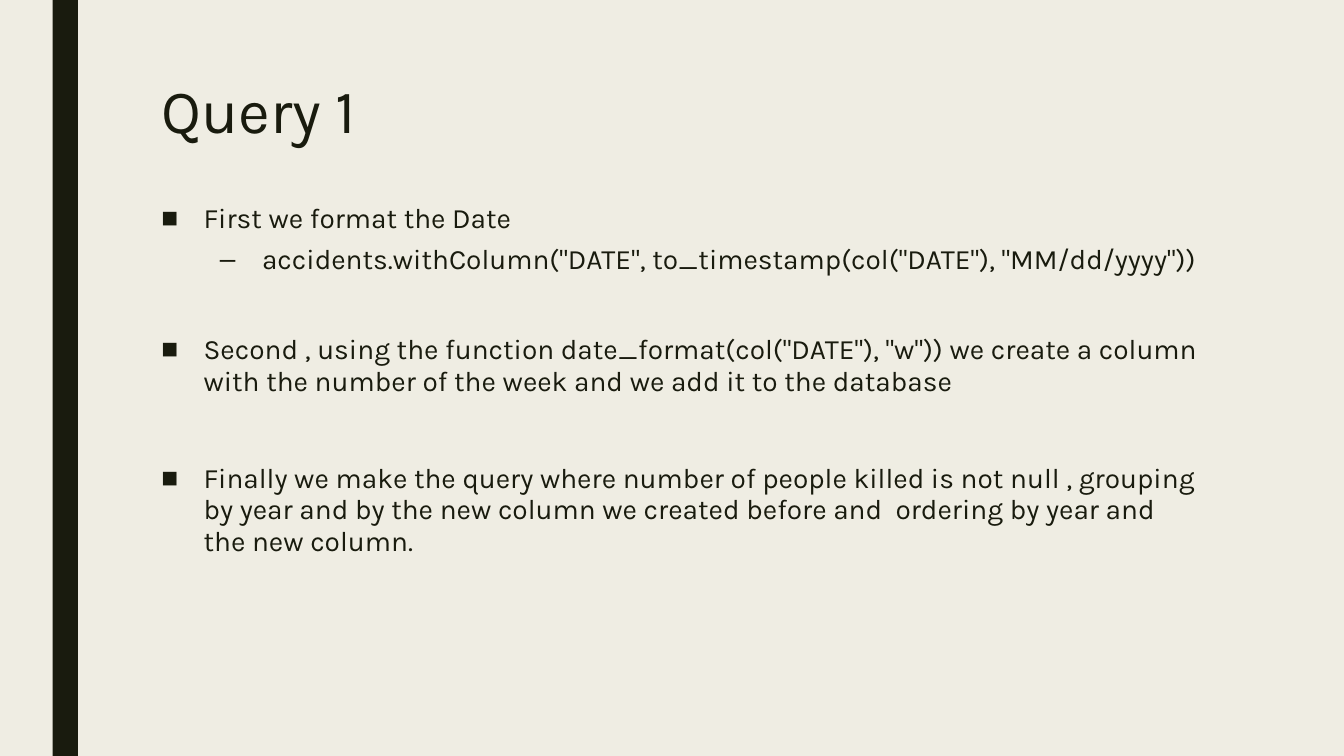
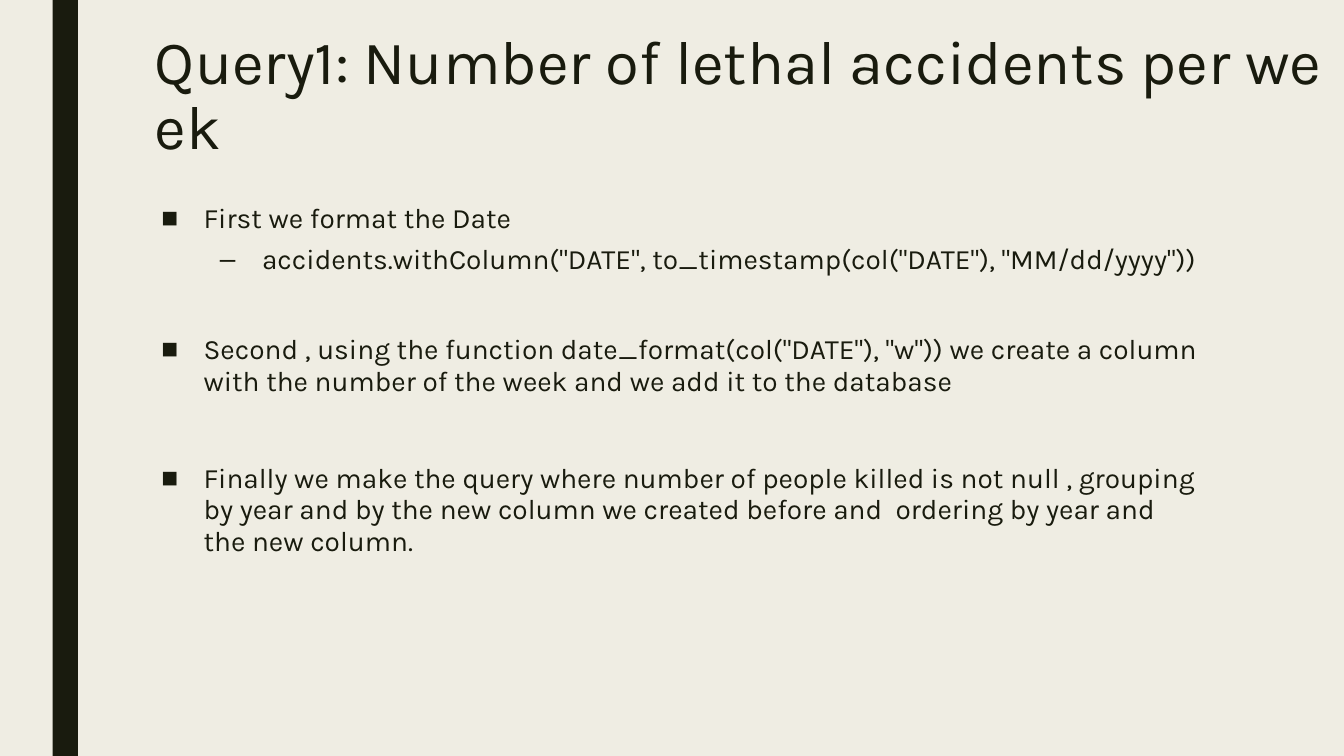
Before and after one commit to malonsocortes/Middleware_Final_Projects, a slide deck: slide 13 of Presentations/Presentation Apache Spark.pptx. Drawn at 1344x756 pixels with LibreOffice and Linux fonts; fonts in the diff are those of the drawing. Boxes give left, top, right and bottom in pixels: in the first picture for what was removed or moved away, otherwise in the second. Text is boxed around its words. In the diff, an @@ line names an element or a change of style, - is before the commit and + after.

```diff
--- a/Presentations/Presentation Apache Spark.pptx
+++ b/Presentations/Presentation Apache Spark.pptx
@@ title at [155,41,1231,392]: text changed @@
-Query 1
+Query1: Number of lethal accidents per week
```
Also in this commit, not shown: 3 other slides changed.
